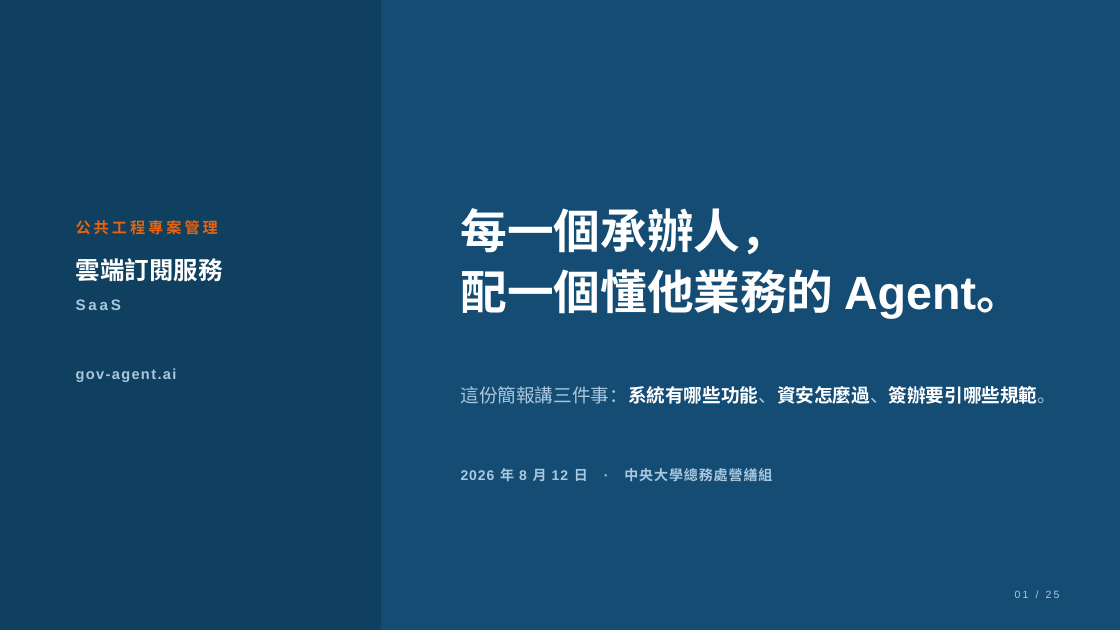
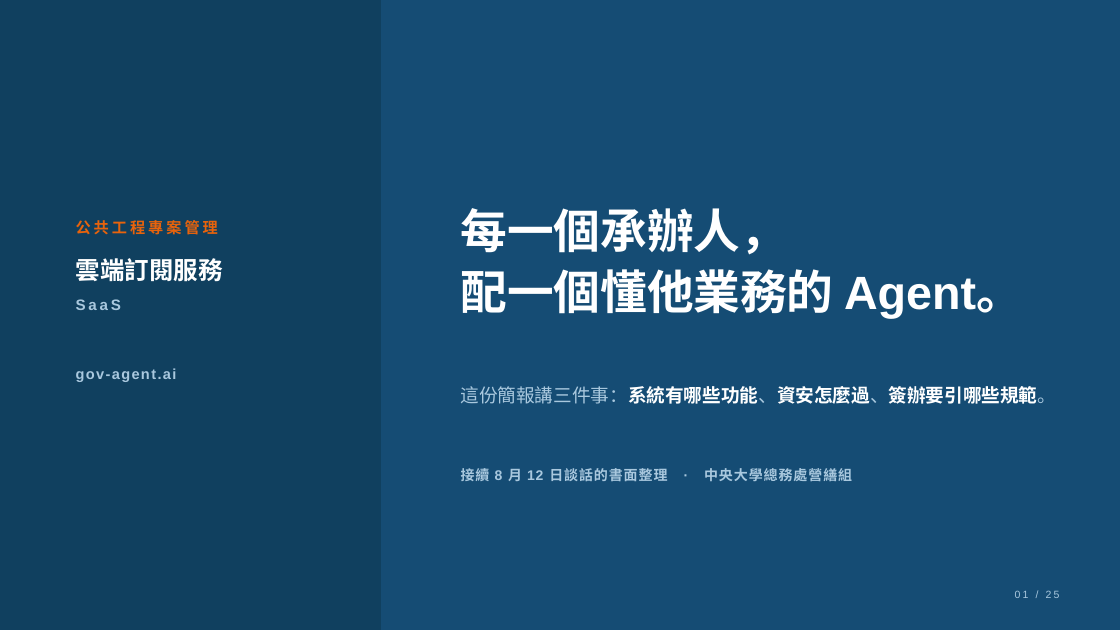
Before and after one commit to ryanxxhuang/PMIS, a slide deck: slide 1 of docs/pitch/組長簡報-產品資安與簽辦-2026-08-12.pptx. Drawn at 1120x630 pixels with LibreOffice and Linux fonts; fonts in the diff are those of the drawing. Boxes give left, top, right and bottom in pixels: in the first picture for what was removed or moved away, otherwise in the second. Text is boxed around its words. In the diff, an @@ line names an element or a change of style, - is before the commit and + after.

```diff
--- a/docs/pitch/組長簡報-產品資安與簽辦-2026-08-12.pptx
+++ b/docs/pitch/組長簡報-產品資安與簽辦-2026-08-12.pptx
@@ text at <box>461,466,852,484</box>: text changed @@
-2026 年 8 月 12 日 · 中央大學總務處營繕組
+接續 8 月 12 日談話的書面整理 · 中央大學總務處營繕組
```
Also in this commit, not shown: 6 other slides changed, 3 slides added, 3 slides removed, 3 other files.
